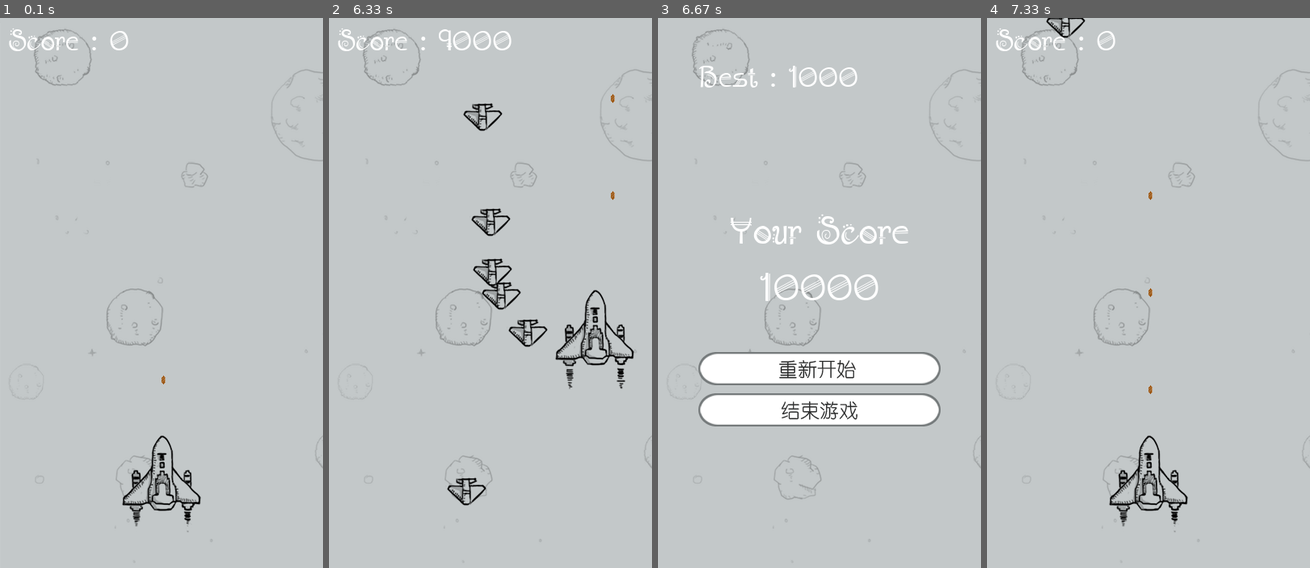
Above: before the commit, frames 1-4 (left to right).
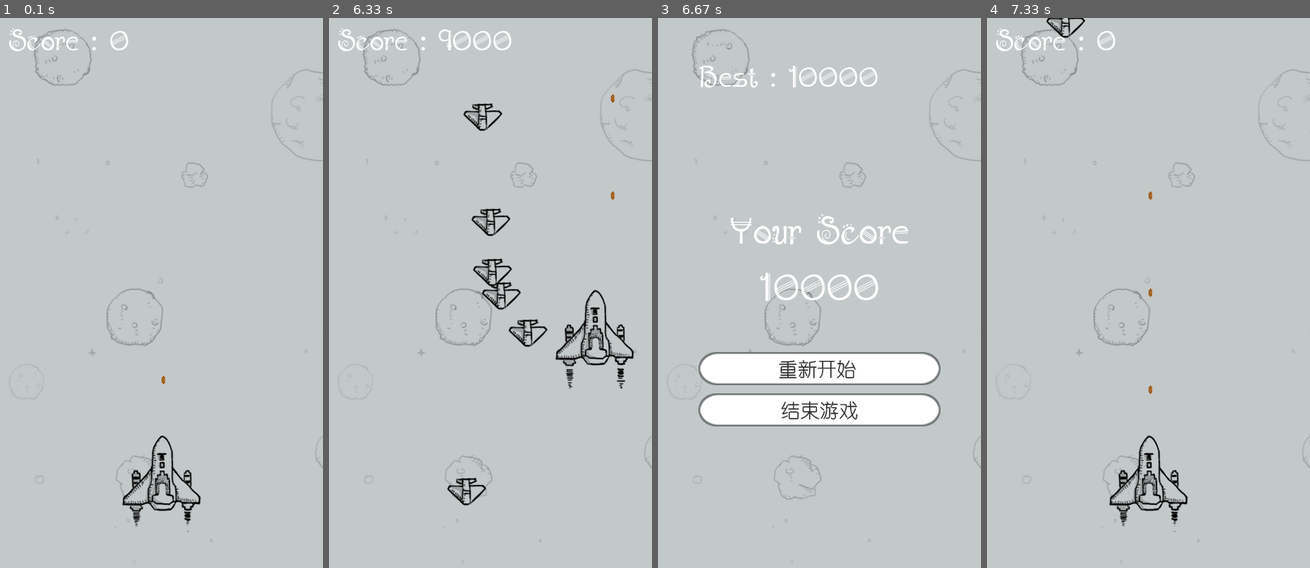
Above: after the commit, the same moments.

Repository: luhouxiang/planewar
Game: pygame game, started from main.py
The game is run twice, just before and just after one commit, with the same random seed, the same clock (stepped at 60 frames per second) and the same inputs.
Inputs (mouse positions are in pixels of both pictures, inside the frame that each line leads up to):
- Up to frame 1 (0.1 s): no input
- Up to frame 2 (6.33 s): hold Right 0.33-0.8 s; hold Up 0.83-1.13 s; hold Left 1.67-2.2 s; hold Down 2.23-2.53 s; hold Up 3-3.37 s; hold Right 3.4-4.03 s; hold Down 4.07-4.43 s; hold Left 4.47-4.93 s; hold Right 4.97-5.43 s; hold Up 5.47-5.77 s; hold Left from 6.3 s (still down)
- Up to frame 3 (6.67 s): keep holding Left
- Up to frame 4 (7.33 s): release Left at 6.83 s; click (1148, 370) at 6.92 s

Frames 1-2 are identical in both runs. In frame 3, less than 0.1% of the frame differs, in the area x 62-68%, y 8-13%; in frame 4, nothing differs.

Commit message:
Refactor: 进一步抽象到各类中

Diff:
--- a/main.py
+++ b/main.py
@@ -1,12 +1,11 @@
 # -*- coding: utf-8 -*-
 
-import pygame
-import game
+import mygame
 import traceback
 
 if __name__ == "__main__":
     try:
-        game.Game.start()
+        mygame.MyGame.start()
     except SystemExit:
         pass
     except:
--- a/game.py
+++ b/mygame.py
@@ -7,11 +7,11 @@
 from enemy import Enemy
 from bullet import Bullet
 from ground import Ground
-
+from score import Score
 from pygame.locals import *
 
 
-class Game:
+class MyGame:
     bg_size = Ground.get_bg_size()
     background = Ground.get_background()
     screen = Ground.get_screen()
@@ -42,21 +42,15 @@
         # 生成敌机
         cls.add_enemies(enemies, 45)
 
-        # 游戏结束画面
-        gameover_font = pygame.font.Font("font/font.TTF", 48)
-        again_image = pygame.image.load("images/again.png").convert_alpha()
-        again_rect = again_image.get_rect()
-        gameover_image = pygame.image.load("images/gameover.png").convert_alpha()
-        gameover_rect = gameover_image.get_rect()
-
         # 生成普通子弹
         bullet_list = []
         for i in range(cls.bullet_num):
             bullet_list.append(Bullet(me.rect.midtop))
 
+        Score.reset()
         # 统计得分
-        score = 0
-        score_font = pygame.font.Font("font/font.ttf", 36)
+        # score = 0
+        # score_font = pygame.font.Font("font/font.ttf", 36)
 
         clock = pygame.time.Clock()
 
@@ -96,62 +90,21 @@
                         e.active = False
 
                 # 绘制敌机
-                score = cls.draw_enemies(delay, enemies, score)
+                cls.draw_enemies(delay, enemies)
 
                 # 绘制我方飞机
                 life_num = cls.draw_plane(delay, life_num, me, switch_image)
 
-                score_text = score_font.render("Score : %s" % str(score), True, Ground.WHITE)
-                cls.screen.blit(score_text, (10, 5))
+                # 绘制分数
+                Score.draw_score()
 
             # 绘制游戏结束画面
             elif life_num <= 0:
                 pygame.mixer.music.stop()
                 pygame.mixer.stop()
-                # 读取历史最高得分
-                if not recorded:
-                    recorded = True
-                    with open("record.txt", "r") as f:
-                        record_score = int(f.read())
-                    if score > record_score:
-                        with open("record.txt", "w") as f:
-                            f.write(str(score))
 
-                # 绘制结束界面
-                record_score_text = score_font.render("Best : %d" % record_score, True, (255, 255, 255))
-                cls.screen.blit(record_score_text, (50, 50))
-
-                gameover_text1 = gameover_font.render("Your Score", True, (255, 255, 255))
-                gameover_text1_rect = gameover_text1.get_rect()
-                gameover_text1_rect.left, gameover_text1_rect.top = (Ground.width - gameover_text1_rect.width) // 2, Ground.height // 3
-                cls.screen.blit(gameover_text1, gameover_text1_rect)
-
-                gameover_text2 = gameover_font.render(str(score), True, (255, 255, 255))
-                gameover_text2_rect = gameover_text2.get_rect()
-                gameover_text2_rect.left, gameover_text2_rect.top = (Ground.width - gameover_text2_rect.width) // 2, gameover_text1_rect.bottom + 10
-                cls.screen.blit(gameover_text2, gameover_text2_rect)
-
-                again_rect.left, again_rect.top = (Ground.width - again_rect.width) // 2, gameover_text2_rect.bottom + 50
-                cls.screen.blit(again_image, again_rect)
-
-                gameover_rect.left, gameover_rect.top = (Ground.width - again_rect.width) // 2, again_rect.bottom + 10
-                cls.screen.blit(gameover_image, gameover_rect)
-
-                # 检测用户的鼠标操作
-                # 如果用户按下鼠标左键
-                if pygame.mouse.get_pressed()[0]:
-                    # 获取鼠标坐标
-                    pos = pygame.mouse.get_pos()
-                    # 如果用户点击“重新开始”
-                    if again_rect.left < pos[0] < again_rect.right and again_rect.top < pos[1] < again_rect.bottom:
-                        # 调用main函数，重新开始游戏
-                        Game.start()
-                    # 如果用户点击“结束游戏”
-                    elif gameover_rect.left < pos[0] < gameover_rect.right and gameover_rect.top < pos[
-                        1] < gameover_rect.bottom:
-                        # 退出游戏
-                        pygamepkg.quit()
-                        sys.exit()
+                Score.draw_last()
+                Score.deal_mouse()
 
             if not (delay % 5):
                 switch_image = not switch_image
@@ -163,6 +116,7 @@
 
             pygame.display.flip()
             clock.tick(60)
+
 
     @classmethod
     def draw_plane(cls, delay, life_num, me, switch_image):
@@ -184,7 +138,7 @@
         return life_num
 
     @classmethod
-    def draw_enemies(cls, delay, enemies, score):
+    def draw_enemies(cls, delay, enemies):
         # 绘制敌机
         for each in enemies:
             if each.active:
@@ -198,9 +152,8 @@
                     cls.screen.blit(each.destroy_images[Enemy.e1_destroy_index], each.rect)
                     Enemy.e1_destroy_index = (Enemy.e1_destroy_index + 1) % 4
                     if Enemy.e1_destroy_index == 0:
-                        score += 1000
+                        Score.add(1000)
                         each.reset()
-        return score
 
     @classmethod
     def opt_bullet(cls, bullets, delay, me, enemies):
--- /dev/null
+++ b/score.py
@@ -0,0 +1,97 @@
+# -*- coding: utf-8 -*-
+# 计分体系
+from ground import Ground
+import sys
+import pygame
+import mygame
+
+
+class Score:
+    """
+    计分类
+    """
+    num = 0  # 分数
+    font = pygame.font.Font("font/font.ttf", 36)
+    screen = Ground.get_screen()
+
+    # 游戏结束画面
+    gameover_font = pygame.font.Font("font/font.TTF", 48)
+    again_image = pygame.image.load("images/again.png").convert_alpha()
+    again_rect = again_image.get_rect()
+    gameover_image = pygame.image.load("images/gameover.png").convert_alpha()
+    gameover_rect = gameover_image.get_rect()
+
+    def __init__(self):
+        pass
+
+    @classmethod
+    def add(cls, num):
+        cls.num += num
+
+    @classmethod
+    def reset(cls):
+        cls.num = 0
+
+    @classmethod
+    def draw_score(cls):
+        """
+        绘制当前成绩
+        :return:
+        """
+        text = cls.font.render("Score : %s" % str(cls.num), True, Ground.WHITE)
+        cls.screen.blit(text, (10, 5))
+
+    @classmethod
+    def draw_last(cls):
+        """
+        绘制结束时的分数
+        :return:
+        """
+        with open("record.txt", "r") as f:
+            best_num = int(f.read())
+        if cls.num > best_num:
+            with open("record.txt", "w") as f:
+                f.write(str(cls.num))
+
+        best_text = cls.font.render("Best : %d" % best_num, True, (255, 255, 255))
+        cls.screen.blit(best_text, (50, 50))
+
+        gameover_text1 = cls.gameover_font.render("Your Score", True, (255, 255, 255))
+        gameover_text1_rect = gameover_text1.get_rect()
+        gameover_text1_rect.left = (Ground.width - gameover_text1_rect.width) // 2
+        gameover_text1_rect.top = Ground.height // 3
+
+        cls.screen.blit(gameover_text1, gameover_text1_rect)
+
+        gameover_text2 = cls.gameover_font.render(str(cls.num), True, (255, 255, 255))
+        gameover_text2_rect = gameover_text2.get_rect()
+        gameover_text2_rect.left = (Ground.width - gameover_text2_rect.width) // 2
+        gameover_text2_rect.top = gameover_text1_rect.bottom + 10
+        cls.screen.blit(gameover_text2, gameover_text2_rect)
+
+        cls.again_rect.left = (Ground.width - cls.again_rect.width) // 2
+        cls.again_rect.top = gameover_text2_rect.bottom + 50
+        cls.screen.blit(cls.again_image, cls.again_rect)
+
+        cls.gameover_rect.left = (Ground.width - cls.again_rect.width) // 2
+        cls.gameover_rect.top = cls.again_rect.bottom + 10
+        cls.screen.blit(cls.gameover_image, cls.gameover_rect)
+
+    @classmethod
+    def deal_mouse(cls):
+        # 检测用户的鼠标操作
+        # 如果用户按下鼠标左键
+        if pygame.mouse.get_pressed()[0]:
+            # 获取鼠标坐标
+            pos = pygame.mouse.get_pos()
+            # 如果用户点击“重新开始”
+            if cls.again_rect.left < pos[0] < cls.again_rect.right and \
+                    cls.again_rect.top < pos[1] < cls.again_rect.bottom:
+                # 调用main函数，重新开始游戏
+                mygame.MyGame.start()
+            # 如果用户点击“结束游戏”
+            elif cls.gameover_rect.left < pos[0] < cls.gameover_rect.right and cls.gameover_rect.top < pos[
+                1] < cls.gameover_rect.bottom:
+                # 退出游戏
+                pygame.quit()
+                sys.exit()
